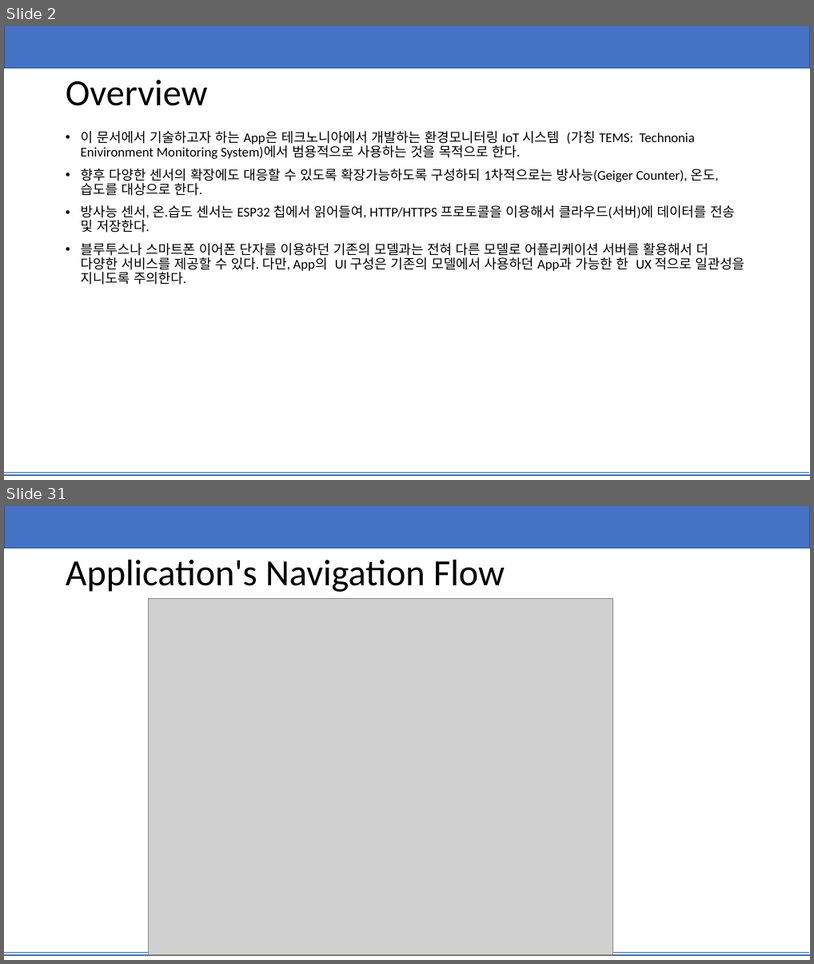
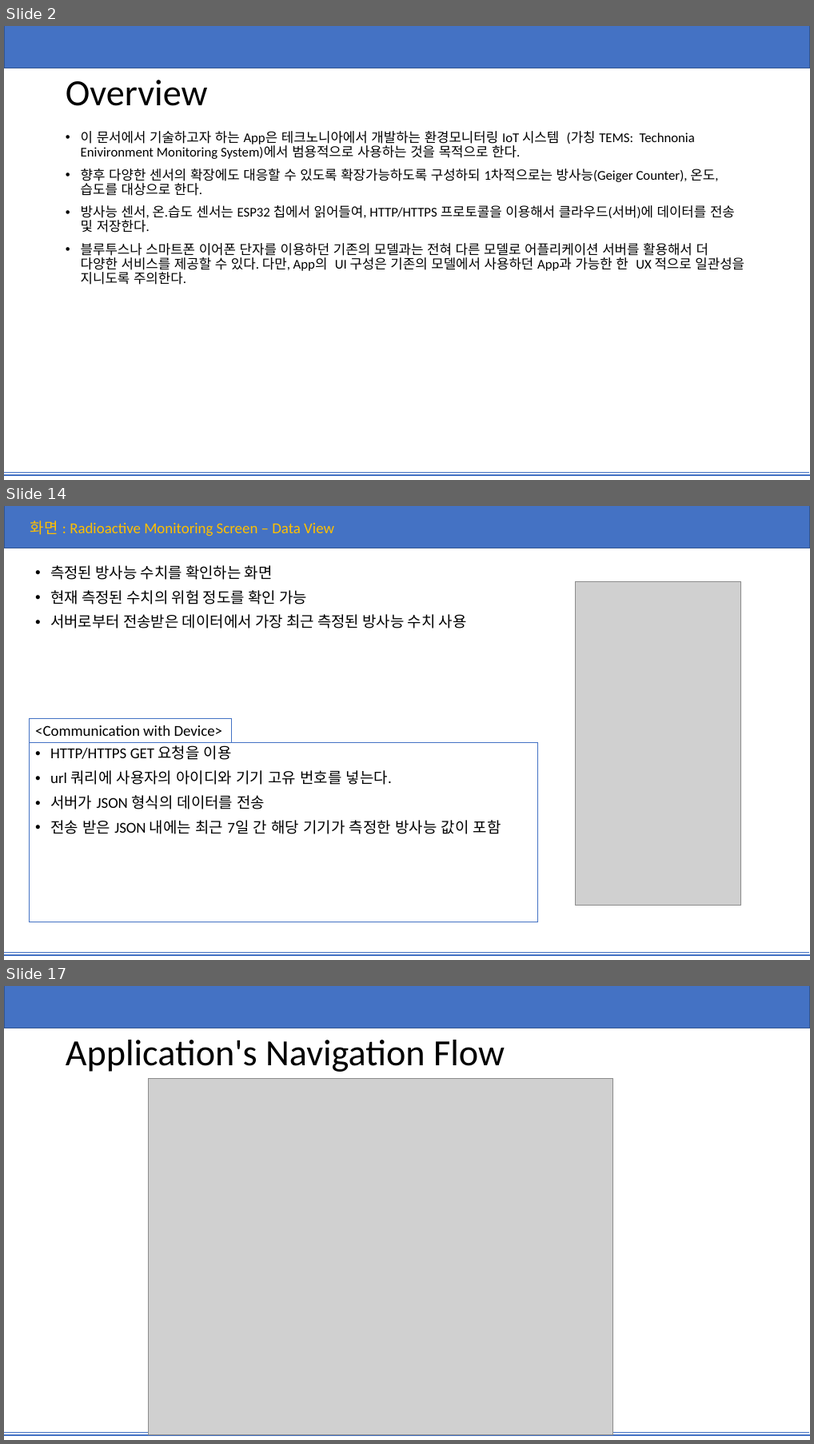
Before and after one commit to yjin910/Technonia_i_app, a slide deck: TEMS.pptx. Shown one above the other, each under a label of ours: slides 2 and 31 before the commit, slides 2, 14 and 17 after it; the slides between them are not shown. The pictures are 814x964 and 814x1444 pixels, drawn with LibreOffice and Linux fonts; fonts in the diff are those of the drawing; grey boxes stand for pictures. Boxes give left, top, right and bottom in pixels: in the first picture for what was removed or moved away, otherwise in the second. Text is boxed around its words. In the diff, an @@ line names an element or a change of style, - is before the commit and + after.

```diff
--- a/TEMS.pptx
+++ b/TEMS.pptx
@@ slide 14 added at box(4, 506, 810, 960), background #FFFFFF; not listed: 3 template elements that a slide beside it also shows @@
@@ text added at box(30, 520, 334, 536), 18 pt, text #FFC000 @@
+화면 : Radioactive Monitoring Screen – Data View
@@ text added at box(50, 565, 467, 628), 18 pt, text #000000 @@
+• 측정된 방사능 수치를 확인하는 화면
+• 현재 측정된 수치의 위험 정도를 확인 가능
+• 서버로부터 전송받은 데이터에서 가장 최근 측정된 방사능 수치 사용
@@ picture added at box(576, 582, 742, 904) @@
@@ rectangle added at box(30, 718, 231, 743), outline #4472C4 0.75 pt, 18 pt, text #000000 @@
+<Communication with Device>
@@ rectangle added at box(30, 743, 538, 922), outline #4472C4 0.75 pt, 18 pt, text #000000 @@
+• HTTP/HTTPS GET 요청을 이용
+• url 쿼리에 사용자의 아이디와 기기 고유 번호를 넣는다.
+• 서버가 JSON 형식의 데이터를 전송
+• 전송 받은 JSON 내에는 최근 7일 간 해당 기기가 측정한 방사능 값이 포함
@@ what was slide 31 is now slide 17 @@
```
Also in this commit, not shown: 8 slides changed, 5 other slides added, 28 slides removed, 5 other files.
